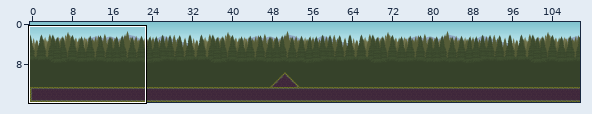
Tiled map (JSON) -- sprites/map1.tmj. Above, an overview of the earlier version with the close-up marked.
Close-up. As it was:
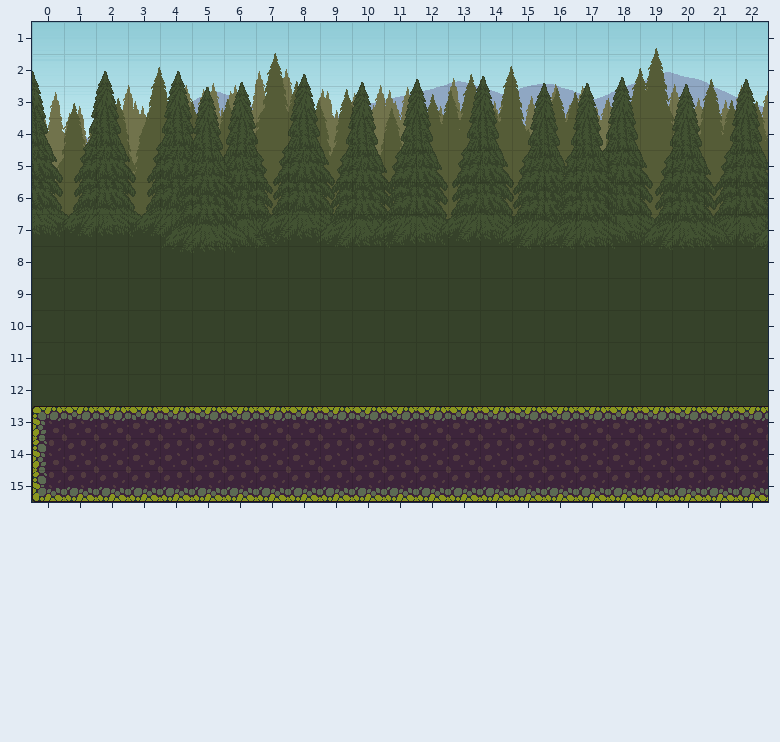
Cells are 32x32 px. Shown: x 0..22, y 1..15.
After the commit:
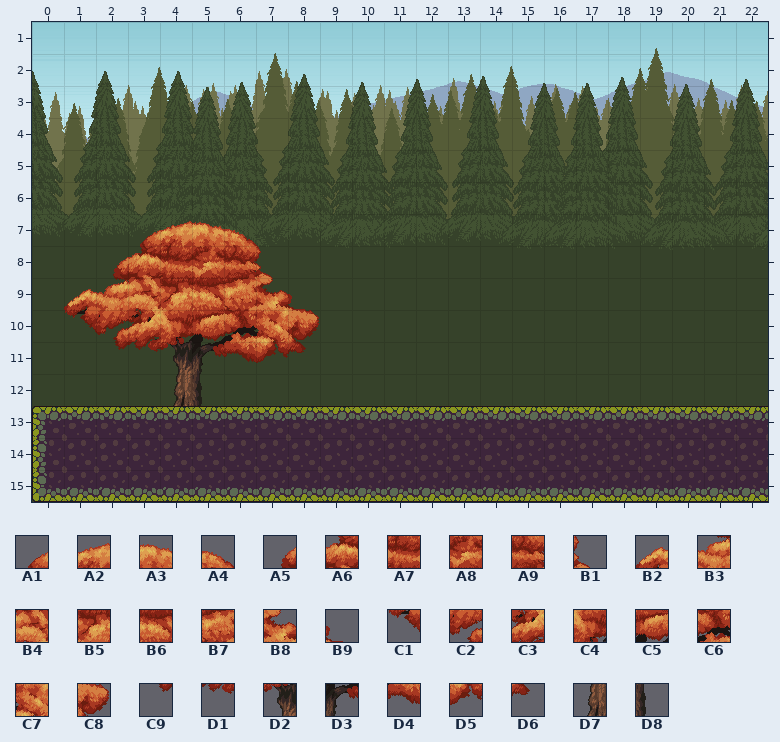
Key: from "tileset": A1 1730, A2 1731, A3 1732, A4 1733, A5 1777, A6 1778, A7 1779, A8 1780, A9 1781, B1 1782, B2 1824, B3 1825, B4 1826, B5 1827, B6 1828, B7 1829, B8 1830, B9 1831, C1 1872, C2 1873, C3 1874, C4 1875, C5 1876, C6 1877, C7 1878, C8 1879, C9 1921, D1 1922, D2 1923, D3 1924, D4 1925, D5 1926, D6 1927, D7 1971, D8 1972.
__ is an empty cell.
Tiles of an added or newly shown layer are drawn over the layers below it.
The exact change:
Changed rows in their new state; .. is an unchanged cell.
Layer "Background2" (added):
first column x 1:
 7 .. .. A1 A2 A3 A4 .. ..
 8 .. A5 A6 A7 A8 A9 B1 ..
 9 B2 B3 B4 B5 B6 B7 B8 B9
10 C1 C2 C3 C4 C5 C6 C7 C8
11 .. C9 D1 D2 D3 D4 D5 D6
12 .. .. .. D7 D8 .. .. ..
